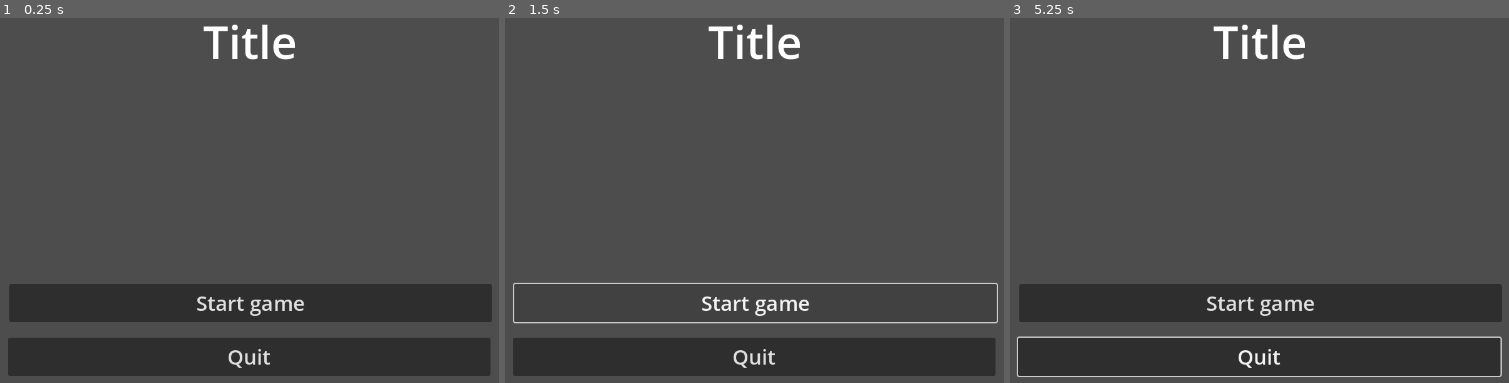
Above: before the commit, frames 1-3 (left to right).
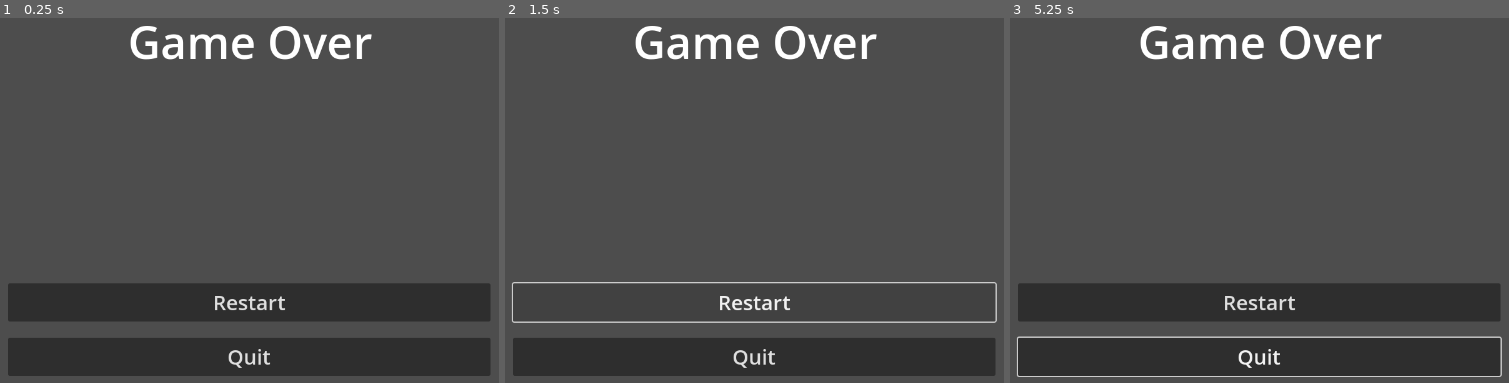
Above: after the commit, the same moments.

Repository: saadjiqbal/brackeys-gj-2024
Game: Godot game, scene res://scenes/state_screen.tscn
Two runs of this game, one before a commit and one after it. Both use one fixed random seed, a clock stepped at 60 frames per second and the inputs below. This scene is started directly instead of the project's main scene.
Inputs (mouse positions are in pixels of both pictures, inside the frame that each line leads up to):
- Up to frame 1 (0.25 s): no input
- Up to frame 2 (1.5 s): click (754, 302) at 0.5 s, where only the run after the commit has a clickable "Restart"; click (754, 302) at 1.25 s, where only the run before the commit has a clickable "Start game"
- Up to frame 3 (5.25 s): click (1259, 302) at 2 s, where only the run before the commit has a clickable "Start game"; click (1259, 302) at 2.75 s, where only the run after the commit has a clickable "Restart"; click (1259, 302) at 3.5 s, where only the run after the commit has a clickable "Restart"; tap Enter at 4.25 s; move the mouse to (1459, 160) at 4.27 s; hold Right (ui_right) 4.28-5.03 s; click (1459, 160) at 4.35 s; tap Space at 5 s; move the mouse to (1124, 207) at 5.02 s; hold Down (ui_down) from 5.03 s (still down); click (1124, 207) at 5.1 s

The runs differ from the first frame. In frame 1, 2.6% of the frame differs, in the area x 1-99%, y 1-84%; in frame 2, 3.7%; in frame 3, 2.6%.

Commit message:
Finalised testing for screenstates
Implemented visibility toggling functions for the start and game over screens.
Tested with the quit button, ready for linking into proper start game/game over functionality when ready.

Diff:
--- a/scenes/state_screen.tscn
+++ b/scenes/state_screen.tscn
@@ -12,6 +12,7 @@
 script = ExtResource("1_x0x03")
 
 [node name="Start button" type="Button" parent="."]
+visible = false
 layout_mode = 0
 offset_left = 218.0
 offset_top = 520.0
@@ -21,6 +22,8 @@
 text = "Start game"
 
 [node name="Quit button" type="Button" parent="."]
+visible = false
+layout_mode = 0
 offset_left = 216.0
 offset_top = 606.0
 offset_right = 988.0
@@ -29,6 +32,7 @@
 text = "Quit"
 
 [node name="Start Game label" type="Label" parent="."]
+visible = false
 layout_mode = 0
 offset_left = 233.0
 offset_top = 58.0
@@ -41,6 +45,7 @@
 
 [node name="Restart button" type="Button" parent="."]
 visible = false
+layout_mode = 0
 offset_left = 216.0
 offset_top = 519.0
 offset_right = 988.0
@@ -50,6 +55,7 @@
 
 [node name="Game Over label" type="Label" parent="."]
 visible = false
+layout_mode = 0
 offset_left = 233.0
 offset_top = 58.0
 offset_right = 974.0
@@ -58,3 +64,5 @@
 text = "Game Over"
 horizontal_alignment = 1
 vertical_alignment = 1
+
+[connection signal="pressed" from="Quit button" to="." method="_on_quit_button_pressed"]
--- a/scripts/state_screen.gd
+++ b/scripts/state_screen.gd
@@ -1,11 +1,47 @@
 extends Control
+
+var startButtonRef
+var startGameLabelRef
+var quitGameButtonRef
+var restartButtonRef
+var gameOverLabelRef
+
 
 
 # Called when the node enters the scene tree for the first time.
 func _ready() -> void:
-	pass # Replace with function body.
+	startButtonRef = find_child("Start button")
+	quitGameButtonRef = find_child("Quit button")
+	startGameLabelRef = find_child("Start Game label")
+	restartButtonRef = find_child("Restart button")
+	gameOverLabelRef = find_child("Game Over label")
+
+	enableGameOverScreen()
 
 
 # Called every frame. 'delta' is the elapsed time since the previous frame.
 func _process(delta: float) -> void:
 	pass
+
+
+# Turns the UI elements related to the start screen visible.
+func enableStartScreen() -> void:
+	startButtonRef.visible = true
+	startGameLabelRef.visible = true
+	quitGameButtonRef.visible = true
+
+func enableGameOverScreen() -> void:
+	gameOverLabelRef.visible = true
+	restartButtonRef.visible = true
+	quitGameButtonRef.visible = true
+
+func hideStateScreen() -> void:
+	startButtonRef.visible = false
+	startGameLabelRef.visible = false
+	quitGameButtonRef.visible = false
+	gameOverLabelRef.visible = false
+	restartButtonRef.visible = false
+
+
+func _on_quit_button_pressed() -> void:
+	hideStateScreen()
